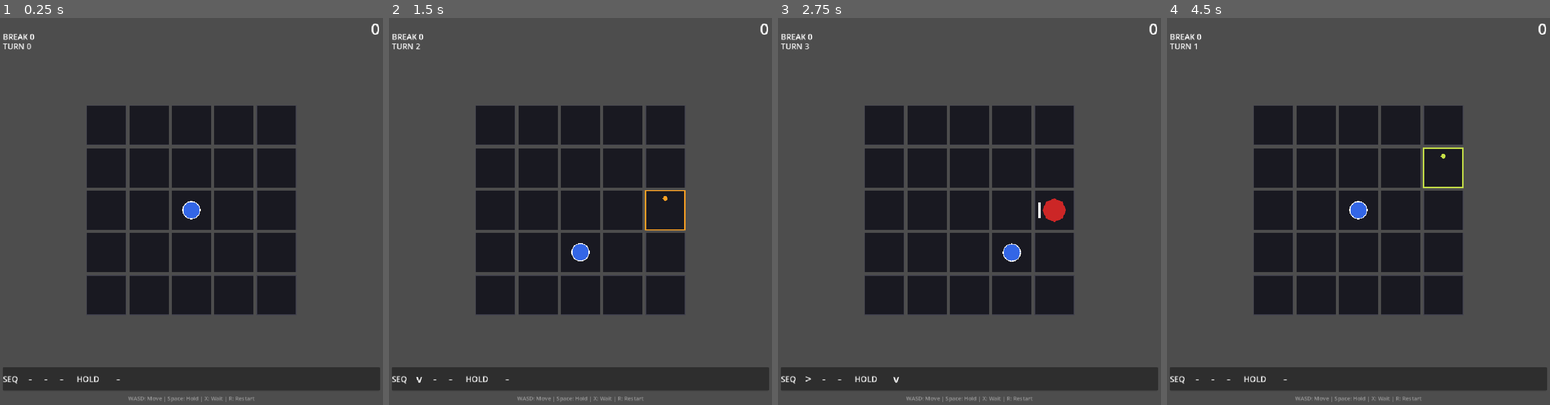
Above: before the commit, frames 1-4 (left to right).
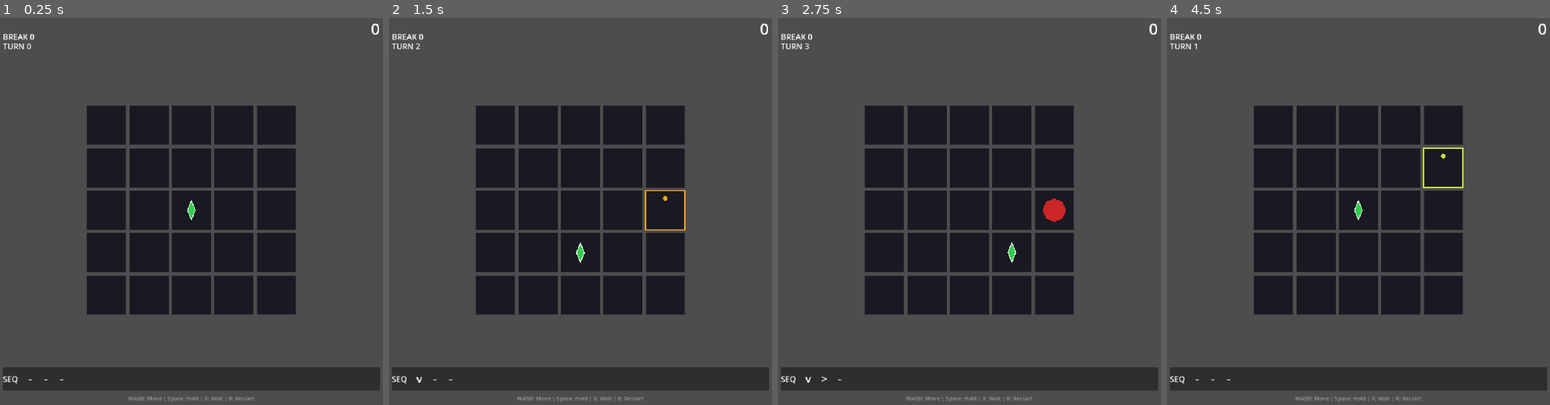
Above: after the commit, the same moments.

Repository: Periodev/DIR
Game: Godot game, scene res://main.tscn
The game is run twice, just before and just after one commit, with the same random seed, the same clock (stepped at 60 frames per second) and the same inputs.
Inputs:
- Up to frame 1 (0.25 s): no input
- Up to frame 2 (1.5 s): tap Enter at 0.5 s; hold Right 0.53-1.28 s; tap R at 0.6 s; tap Space at 0.77, 1.25 s; hold Down from 1.28 s (still down); tap X at 1.35 s
- Up to frame 3 (2.75 s): tap Space at 1.52 s; tap Enter at 2, 2.1 s; release Down at 2.03 s; hold Right from 2.03 s (still down)
- Up to frame 4 (4.5 s): tap Space at 2.75, 3.02, 3.77, 4.25 s; release Right at 2.78 s; hold Up 2.78-3.53 s; tap Z at 2.85 s; tap Enter at 3.5 s; hold Left from 3.53 s (still down); tap R at 3.6 s; tap X at 4.35 s

The runs differ from the first frame. In frame 1, 0.2% of the frame differs, in the area x 20-53%, y 47-95%; in frame 2, 0.2%; in frame 3, 0.3%, in the area x 7-69%, y 47-95%; in frame 4, 0.2%.

Commit message:
Add COR penetration move curve and adjust spawn/character defaults
- Player.gd: COR DASH-kill uses two-phase penetration tween via
  _pending_penetration flag; EXPO OUT to 58% (resistance peak) then
  QUAD IN_OUT to target (push-through); normal moves unchanged
- Board.gd: SPAWN_CELL_TYPE reverted to DEAD (plain cell)
- Main.gd: default character switched to PLN for testing

Co-Authored-By: Claude Sonnet 4.6 <noreply@anthropic.com>

Diff:
--- a/DIR/godot_project/scripts/Board.gd
+++ b/DIR/godot_project/scripts/Board.gd
@@ -4,7 +4,7 @@
 const ROWS := 5
 const SPAWN_CYCLE_STEPS := 3
 const SPAWNS_PER_CYCLE := 1
-const SPAWN_CELL_TYPE := CharacterData.CellType.DEAD_ONE_WAY_SHIELD
+const SPAWN_CELL_TYPE := CharacterData.CellType.DEAD
 const BLOCK_OUTER_RING_SPAWN := false
 const CELL_SIZE := 100.0
 const CELL_GAP := 8.0
--- a/DIR/godot_project/scripts/Main.gd
+++ b/DIR/godot_project/scripts/Main.gd
@@ -1,6 +1,6 @@
 extends Node
 
-const CURRENT_CHARACTER := "COR"
+const CURRENT_CHARACTER := "PLN"
 const ATTACK_MODE_USE_CHARACTER := -1
 const CURRENT_ATTACK_MODE := CharacterData.AttackMode.DASH
 
--- a/DIR/godot_project/scripts/Player.gd
+++ b/DIR/godot_project/scripts/Player.gd
@@ -3,6 +3,7 @@
 var character_name: String = "COR"
 var character_color: Color = Color(0.2, 0.4, 0.9)
 var character_shape: String = "hexagon"
+var _pending_penetration: bool = false
 
 func set_character(char_name: String) -> void:
 	character_name = char_name
@@ -78,9 +79,19 @@
 			tw.tween_property(self, "position", to_pos, 0.07)\
 			  .set_trans(Tween.TRANS_EXPO).set_ease(Tween.EASE_OUT)
 		_:  # COR, GRD, and others
-			var tw := create_tween()
-			tw.tween_property(self, "position", to_pos, 0.16)\
-			  .set_trans(Tween.TRANS_CUBIC).set_ease(Tween.EASE_IN_OUT)
+			if character_name == "COR" and _pending_penetration:
+				_pending_penetration = false
+				# 滲透曲線：快速接近 → 半重疊前阻尼減速 → 推過後順滑完成
+				var resist := from_pos + (to_pos - from_pos) * 0.58
+				var tw := create_tween()
+				tw.tween_property(self, "position", resist, 0.15)\
+				  .set_trans(Tween.TRANS_EXPO).set_ease(Tween.EASE_OUT)
+				tw.tween_property(self, "position", to_pos, 0.09)\
+				  .set_trans(Tween.TRANS_QUAD).set_ease(Tween.EASE_IN_OUT)
+			else:
+				var tw := create_tween()
+				tw.tween_property(self, "position", to_pos, 0.16)\
+				  .set_trans(Tween.TRANS_CUBIC).set_ease(Tween.EASE_IN_OUT)
 
 func play_attack(dir: int, success: bool, is_dash: bool = false) -> void:
 	match character_name:
@@ -94,7 +105,7 @@
 	var dv: Vector2i = CharacterData.DIR_VECTOR[dir]
 	var origin := position
 	if is_dash and success:
-		pass  # 移動到目標格由 play_move 處理，不需回彈
+		_pending_penetration = true  # play_move 用滲透曲線
 	elif is_dash and not success:
 		# 同樣壓入感，但無停留，慢速黏滯回彈
 		var tip := origin + Vector2(dv) * 45.0
